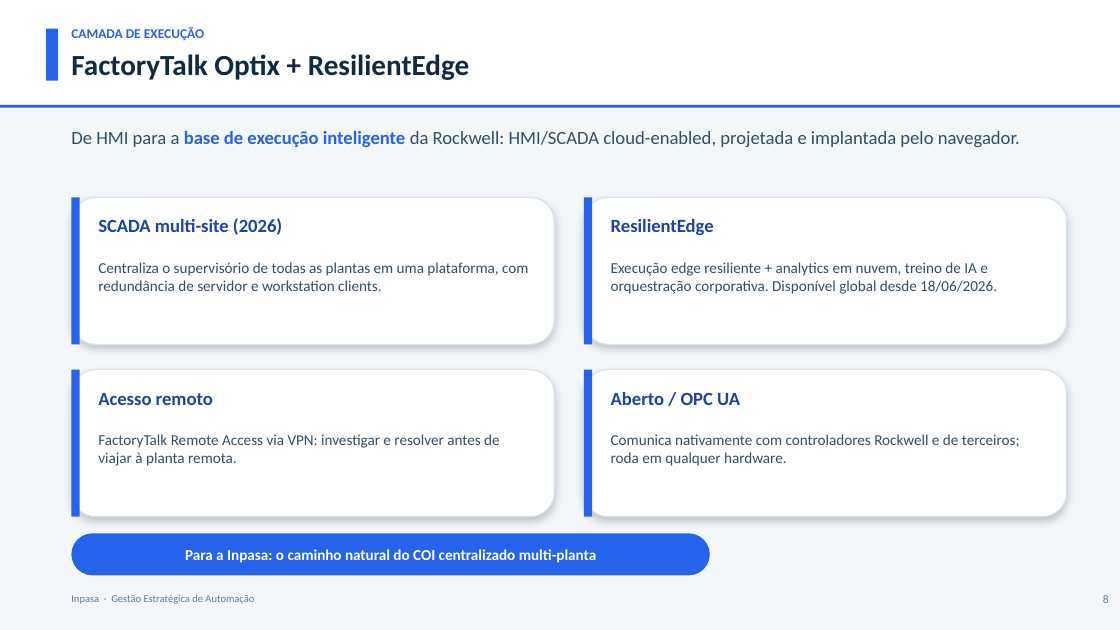
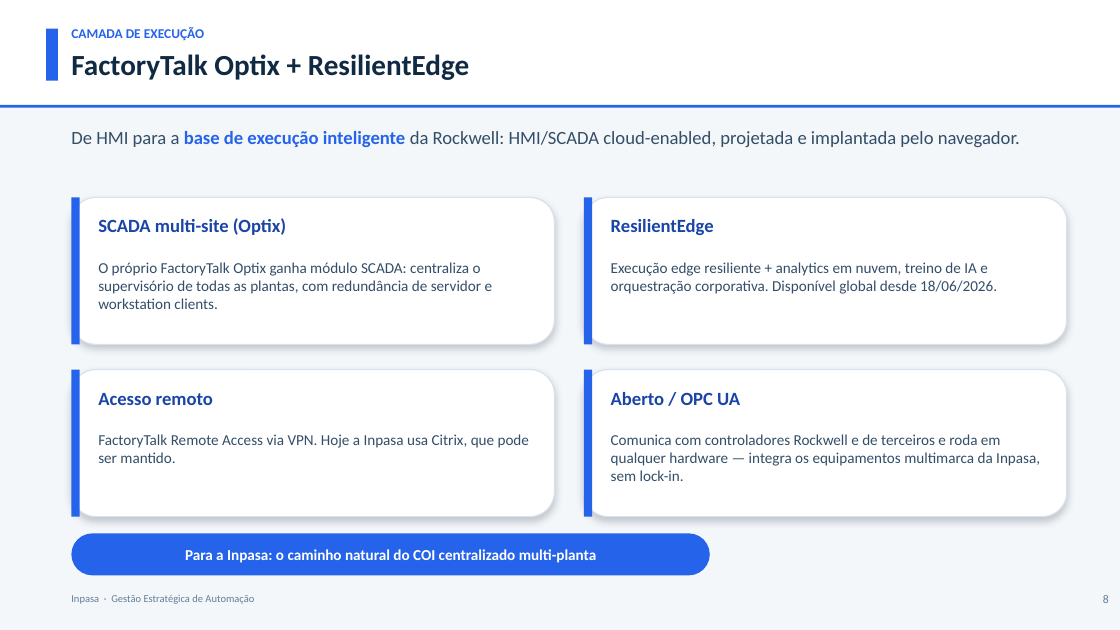
Before and after one commit to ItielGoncalves/ICG2025, a slide deck: slide 8 of 2026.06.28 - MULTI - DataOps na Prática IA a Serviço da Alta Gestão vFINAL.pptx. Drawn at 1120x630 pixels with LibreOffice and Linux fonts; fonts in the diff are those of the drawing. Boxes give left, top, right and bottom in pixels: in the first picture for what was removed or moved away, otherwise in the second. Text is boxed around its words. In the diff, an @@ line names an element or a change of style, - is before the commit and + after.

```diff
--- a/2026.06.28 - MULTI - DataOps na Prática IA a Serviço da Alta Gestão vFINAL.pptx
+++ b/2026.06.28 - MULTI - DataOps na Prática IA a Serviço da Alta Gestão vFINAL.pptx
@@ text at (98, 218, 286, 235): text changed @@
-SCADA multi-site (2026)
+SCADA multi-site (Optix)
@@ text at (98, 262, 493, 309): text changed @@
-Centraliza o supervisório de todas as plantas em uma plataforma, com redundância de servidor e workstation clients.
+O próprio FactoryTalk Optix ganha módulo SCADA: centraliza o supervisório de todas as plantas, com redundância de servidor e workstation clients.
@@ text at (98, 434, 529, 463): text changed @@
-FactoryTalk Remote Access via VPN: investigar e resolver antes de viajar à planta remota.
+FactoryTalk Remote Access via VPN. Hoje a Inpasa usa Citrix, que pode ser mantido.
@@ text at (611, 434, 1040, 481): text changed @@
-Comunica nativamente com controladores Rockwell e de terceiros; roda em qualquer hardware.
+Comunica com controladores Rockwell e de terceiros e roda em qualquer hardware — integra os equipamentos multimarca da Inpasa, sem lock-in.
```
Also in this commit, not shown: 9 other slides changed, 1 slide removed, 3 other files.
